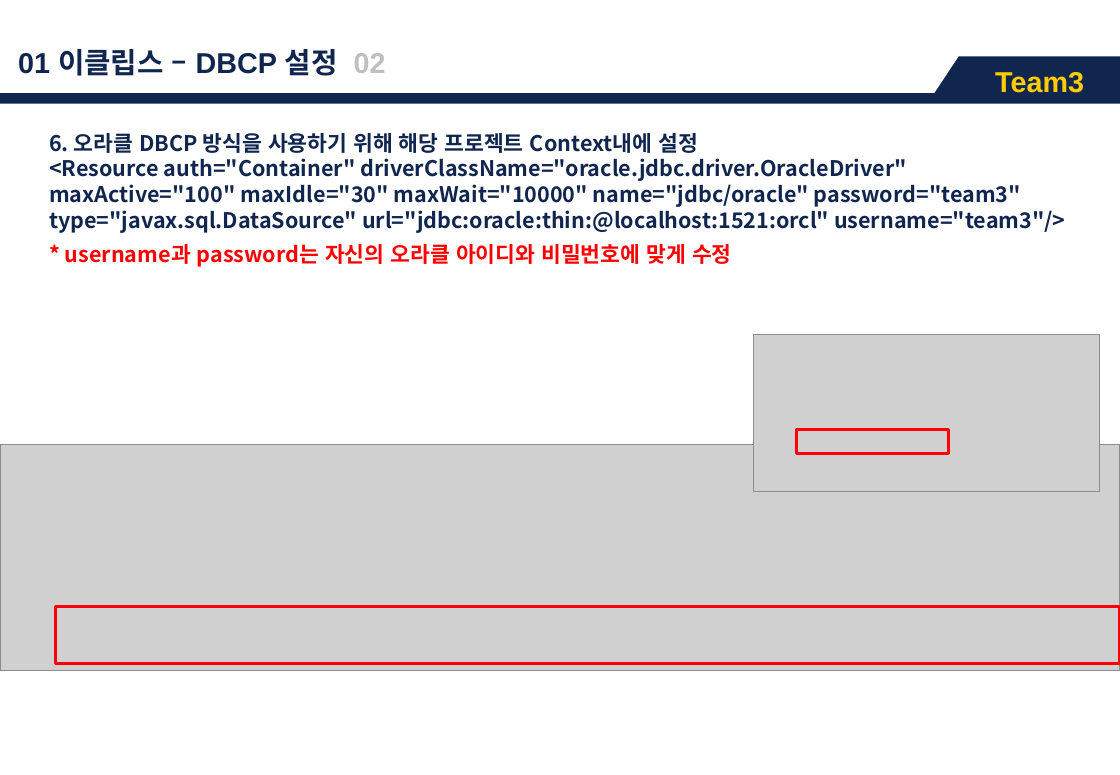
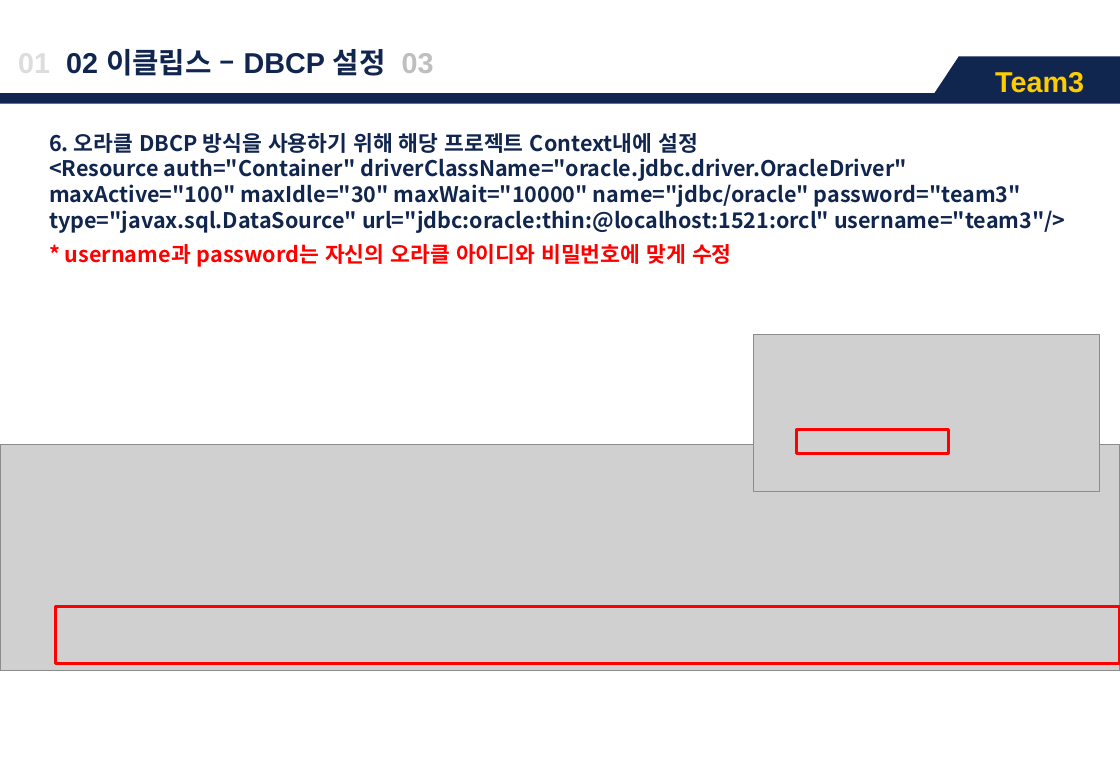
Before and after one commit to ojiyeon/Team3_2, a slide deck: slide 8 of 1_Team3_메뉴얼.pptx (slide 6 before the commit). Drawn at 1120x775 pixels with LibreOffice and Linux fonts; fonts in the diff are those of the drawing; grey boxes stand for pictures. Boxes give left, top, right and bottom in pixels: in the first picture for what was removed or moved away, otherwise in the second. Text is boxed around its words. In the diff, an @@ line names an element or a change of style, - is before the commit and + after.

```diff
--- a/1_Team3_메뉴얼.pptx
+++ b/1_Team3_메뉴얼.pptx
@@ text at (66,49,434,76): text changed @@
-01 이클립스 – DBCP 설정 02
+01 02 이클립스 – DBCP 설정 03
```
Also in this commit, not shown: 7 other slides changed, 1 slide added.
